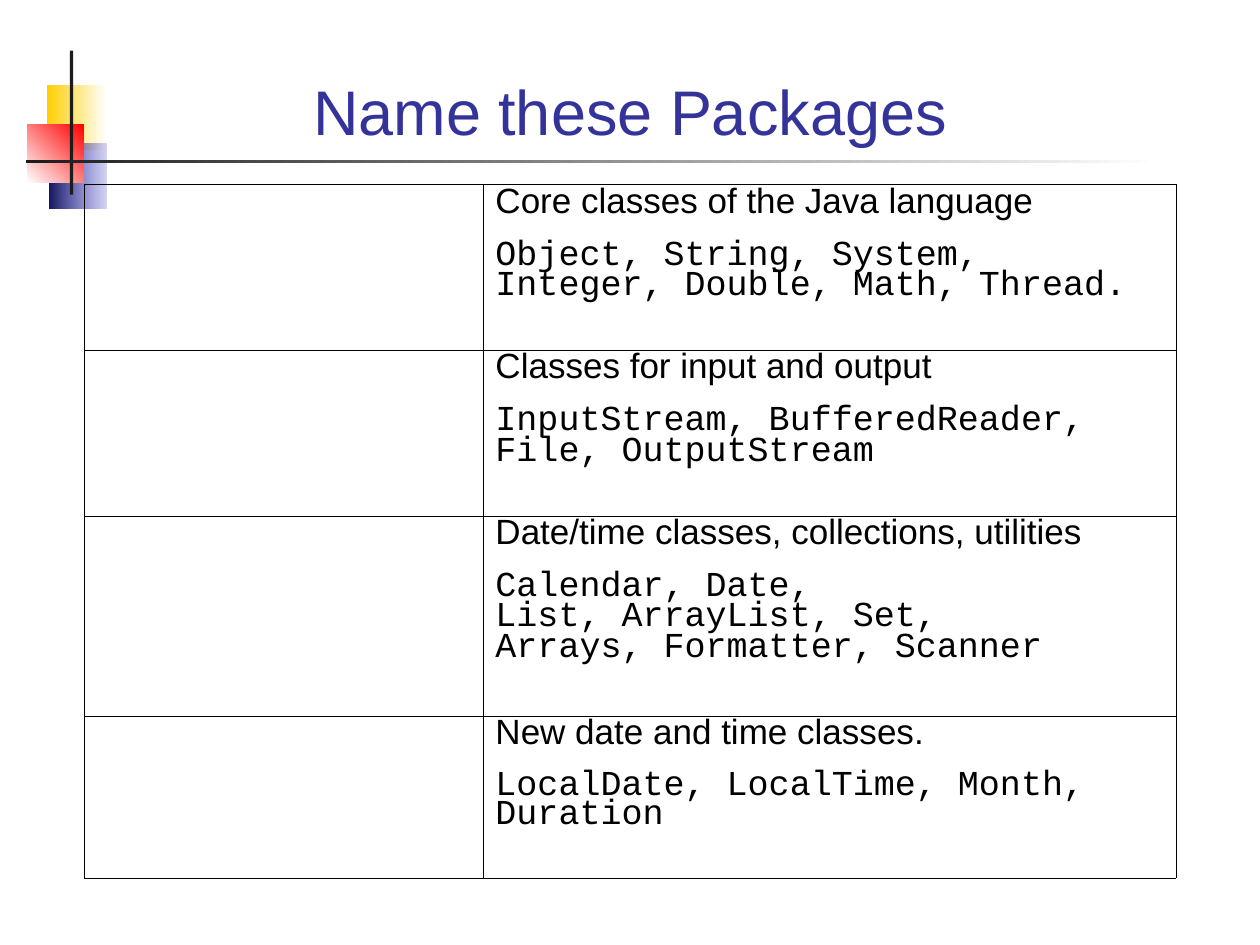
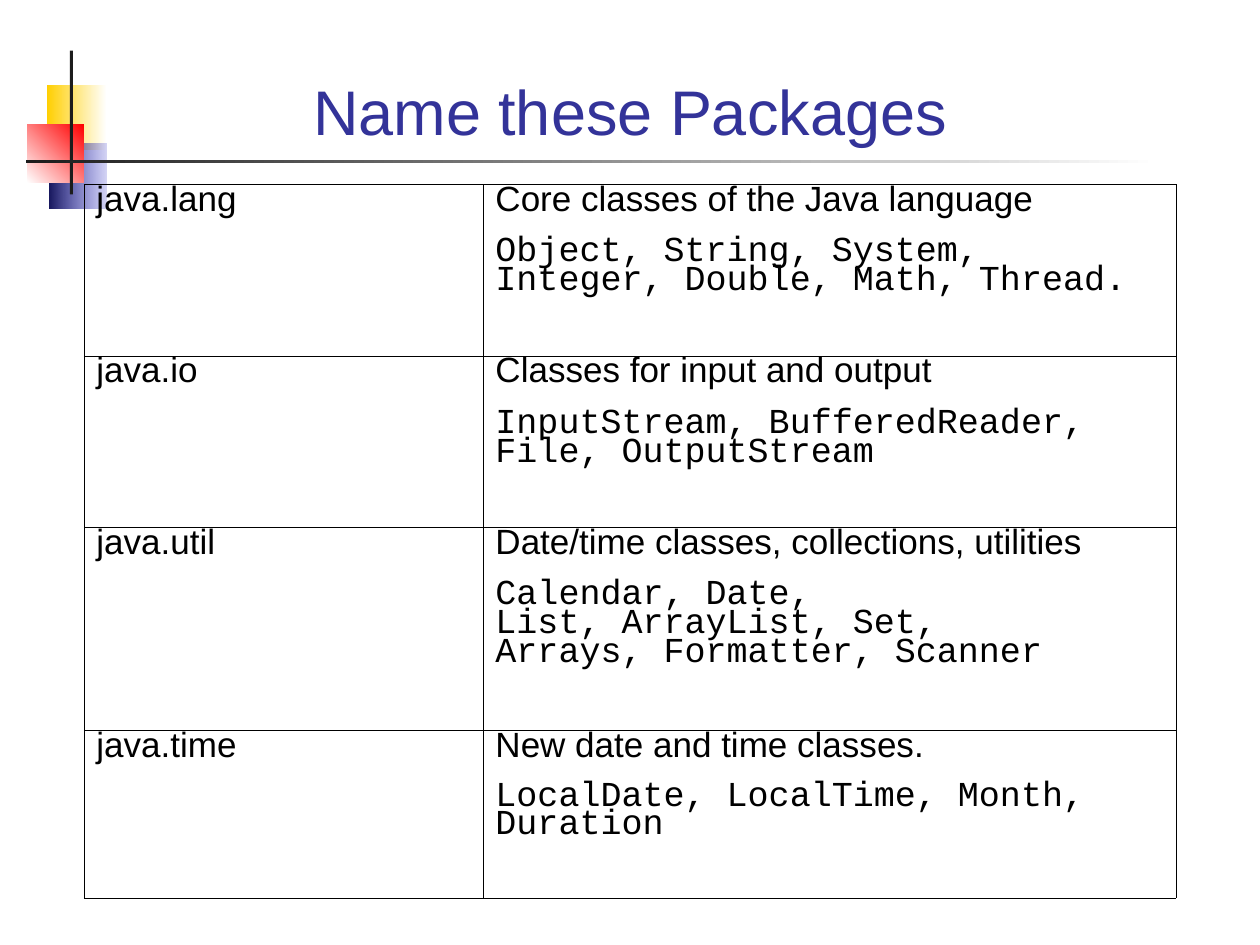
Before and after one commit to skeoop/skeoop.github.io, a slide deck: slide 5 of week2/Ex1-Java-Review.ppt. Drawn at 1260x945 pixels with LibreOffice and Linux fonts; fonts in the diff are those of the drawing. Boxes give left, top, right and bottom in pixels: in the first picture for what was removed or moved away, otherwise in the second. Text is boxed around its words. In the diff, an @@ line names an element or a change of style, - is before the commit and + after.

```diff
--- a/week2/Ex1-Java-Review.ppt
+++ b/week2/Ex1-Java-Review.ppt
@@ table at bbox=[84, 184, 1177, 898] @@
-row 1, column 1: 
+row 1, column 1: java.lang
-row 2, column 1: 
+row 2, column 1: java.io
-row 3, column 1: 
+row 3, column 1: java.util
-row 4, column 1: 
+row 4, column 1: java.time
@@ line spacing 0.72 to 0.67 @@
@@ line spacing 0.77 to 0.73 @@
@@ line spacing 0.73 to 0.69 @@
```
Also in this commit, not shown: 2 other slides changed, 1 other file.
